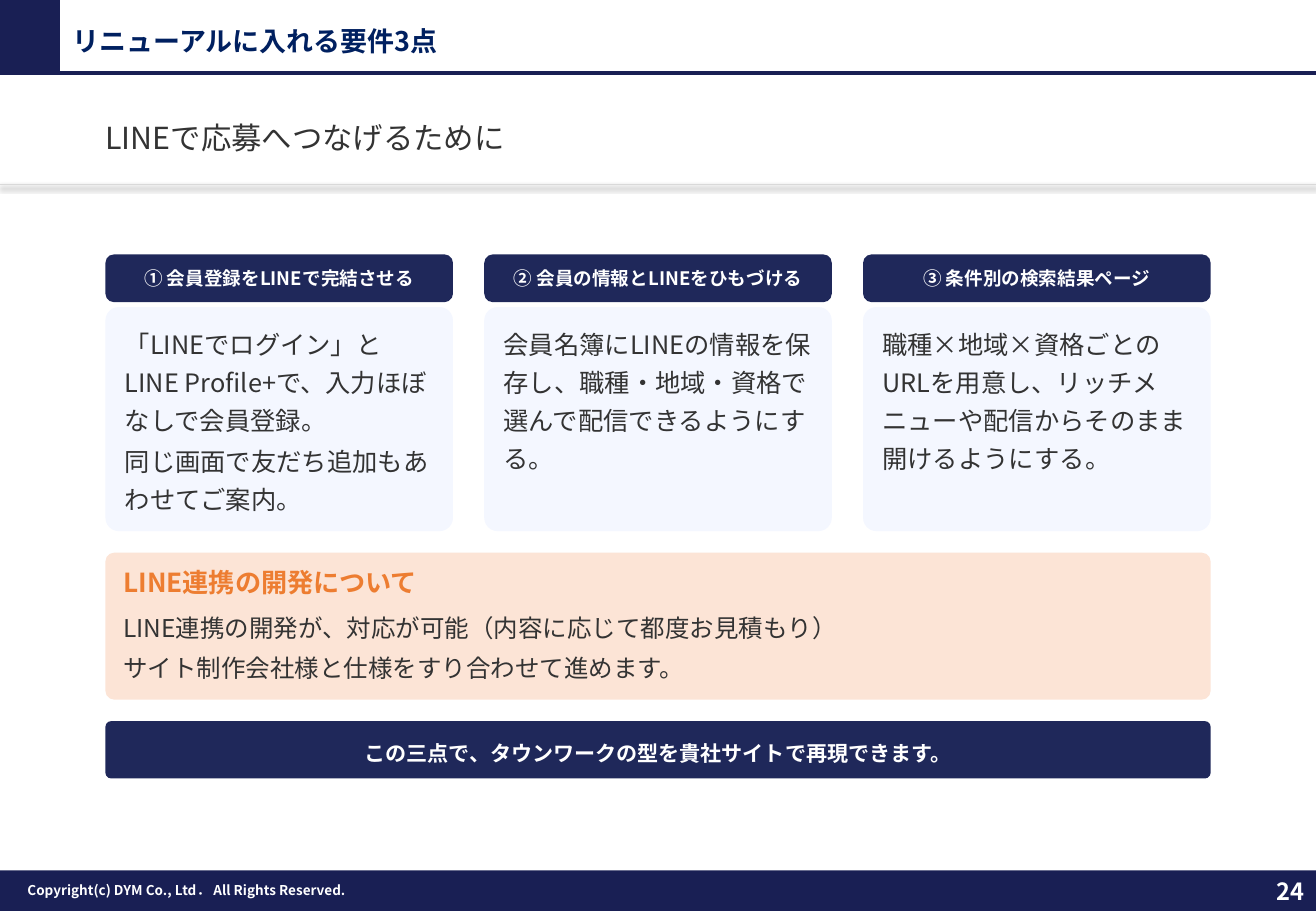
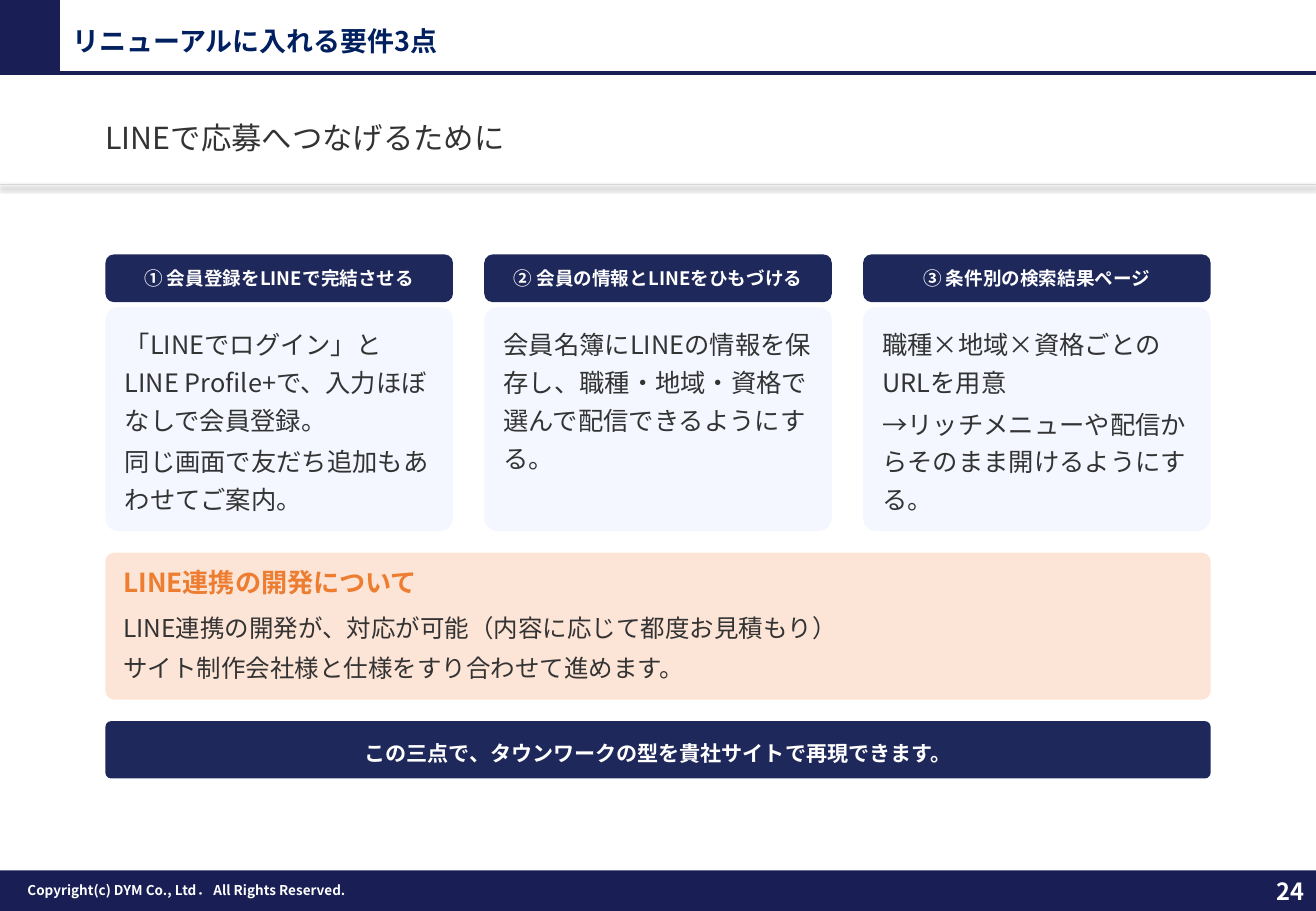
Before and after one commit to tonomura-r-dev/folder, a slide deck: slide 24 of 20260929_チェングロウス_LINE公式アカウント運用のご提案ver4.1.pptx. Drawn at 1316x911 pixels with LibreOffice and Linux fonts; fonts in the diff are those of the drawing; background and template pictures are left out. Boxes give left, top, right and bottom in pixels: in the first picture for what was removed or moved away, otherwise in the second. Text is boxed around its words. In the diff, an @@ line names an element or a change of style, - is before the commit and + after.

```diff
--- a/20260929_チェングロウス_LINE公式アカウント運用のご提案ver4.1.pptx
+++ b/20260929_チェングロウス_LINE公式アカウント運用のご提案ver4.1.pptx
@@ text in rounded rectangle at (x1=882, y1=332, x2=1186, y2=511): text changed @@
-職種×地域×資格ごとのURLを用意し、リッチメニューや配信からそのまま開けるようにする。
+職種×地域×資格ごとのURLを用意
+→リッチメニューや配信からそのまま開けるようにする。
```
Also in this commit, not shown: 11 other slides changed, 1 other file.
